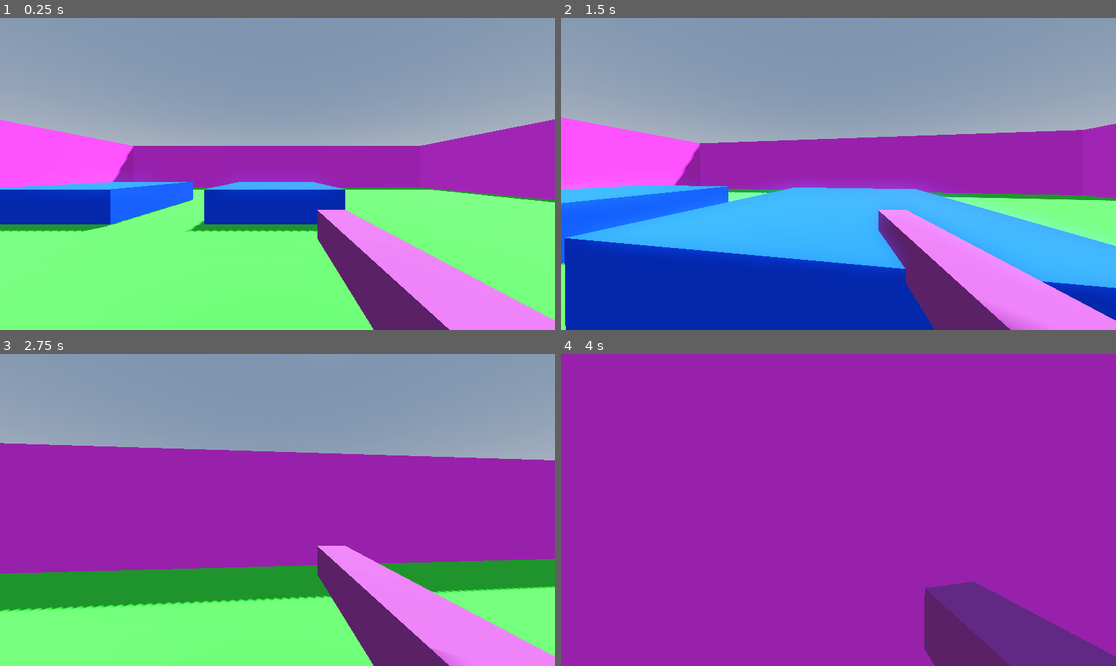
Above: before the commit, frames 1-4 (two rows, left to right).
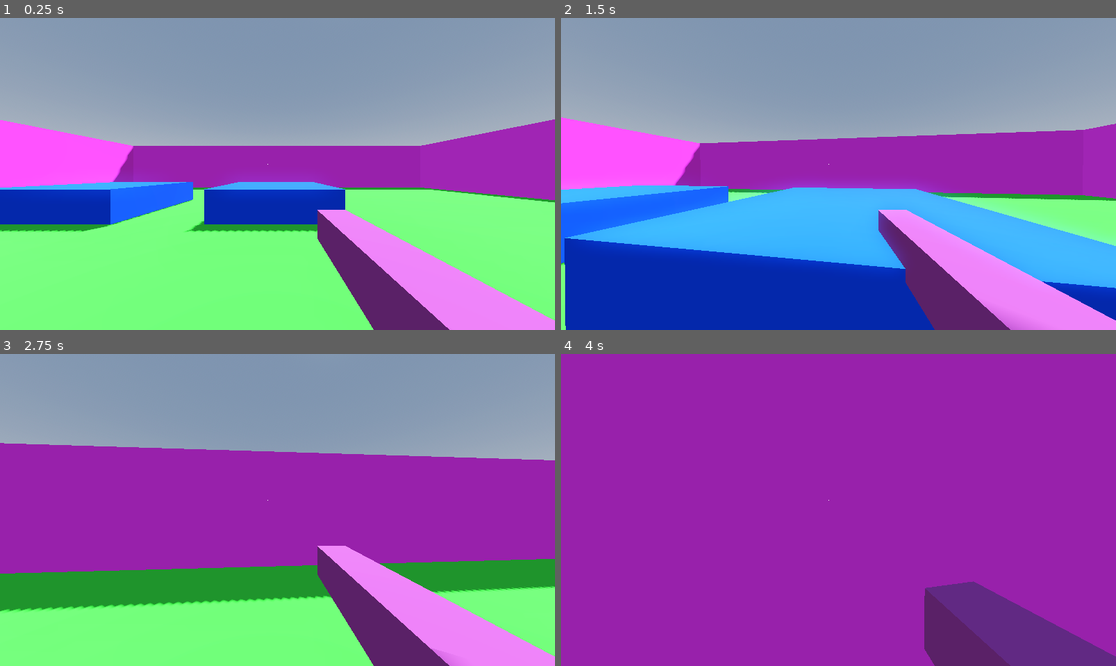
Above: after the commit, the same moments.

Repository: Ayla-McChristie/ProjectRobotCowboy
Game: Godot game, scene res://scenes/world.tscn
The game is run twice, just before and just after one commit, with the same random seed, the same clock (stepped at 60 frames per second) and the same inputs.
Inputs (mouse positions are in pixels of both pictures, inside the frame that each line leads up to):
- Up to frame 1 (0.25 s): no input
- Up to frame 2 (1.5 s): tap Enter (ui_accept) at 0.5 s; move the mouse to (866, 174) at 0.52 s; press the mouse at (866, 174) at 0.53 s; hold W (move_up) from 0.53 s (still down); tap Space (jump) at 0.77 s; move the mouse to (810, 174) at 1.27 s; release the mouse at (810, 174) at 1.28 s; click (810, 174) at 1.35 s
- Up to frame 3 (2.75 s): keep holding W (move_up); tap Space (jump) at 1.52 s; move the mouse to (288, 503) at 2.02 s; hold Shift (sprint) from 2.03 s (still down); click (288, 503) at 2.3 s
- Up to frame 4 (4 s): keep holding W (move_up); move the mouse to (832, 516) at 2.77 s; release Shift (sprint) at 2.78 s; click (832, 516) at 2.85 s; tap Space (jump) at 3.02, 3.77 s; move the mouse to (877, 513) at 3.52 s; press the mouse at (877, 513) at 3.53 s

The runs differ from the first frame. In frame 1, less than 0.1% of the frame differs, in the area x 48-49%, y 46-47%; in frame 2, less than 0.1%; in frame 3, less than 0.1%; in frame 4, less than 0.1%.

Commit message:
adds reticle and begins aiming gun toward the reticle

Diff:
--- a/project.godot
+++ b/project.godot
@@ -46,6 +46,11 @@
 "events": [Object(InputEventMouseButton,"resource_local_to_scene":false,"resource_name":"","device":-1,"window_id":0,"a …(253 unchanged characters)…
 ]
 }
+secondary_fire={
+"deadzone": 0.5,
+"events": [Object(InputEventMouseButton,"resource_local_to_scene":false,"resource_name":"","device":-1,"window_id":0,"alt_pressed":false,"shift_pressed":false,"ctrl_pressed":false,"meta_pressed":false,"button_mask":0,"position":Vector2(0, 0),"global_position":Vector2(0, 0),"factor":1.0,"button_index":2,"canceled":false,"pressed":false,"double_click":false,"script":null)
+]
+}
 jump={
 "deadzone": 0.5,
 "events": [Object(InputEventKey,"resource_local_to_scene":false,"resource_name":"","device":-1,"window_id":0,"alt_press …(191 unchanged characters)…
--- /dev/null
+++ b/scenes/HUD.tscn
@@ -0,0 +1,27 @@
+[gd_scene load_steps=2 format=3 uid="uid://dnfj8hm8i4vlo"]
+
+[ext_resource type="Script" path="res://scenes/Reticle.gd" id="1_r7krc"]
+
+[node name="HUD" type="Control"]
+layout_mode = 3
+anchors_preset = 15
+anchor_right = 1.0
+anchor_bottom = 1.0
+grow_horizontal = 2
+grow_vertical = 2
+mouse_filter = 1
+
+[node name="Reticle" type="CenterContainer" parent="."]
+layout_mode = 1
+anchors_preset = 8
+anchor_left = 0.5
+anchor_top = 0.5
+anchor_right = 0.5
+anchor_bottom = 0.5
+offset_left = -20.0
+offset_top = -20.0
+offset_right = 20.0
+offset_bottom = 20.0
+grow_horizontal = 2
+grow_vertical = 2
+script = ExtResource("1_r7krc")
--- /dev/null
+++ b/scenes/MainCamera.gd
@@ -0,0 +1,10 @@
+extends Camera3D
+
+var Ray_Range = 2000
+
+func _input(event: InputEvent):
+	if event.is_action_pressed("primary_fire"):
+		pass
+
+func Get_Camera_Collision():
+	var Centre = get_viewport().get_size()/2
--- /dev/null
+++ b/scenes/Reticle.gd
@@ -0,0 +1,16 @@
+extends CenterContainer
+
+@export var DOT_RADIUS : float = 1.0
+@export var DOT_COLOR : Color = Color.WHITE
+
+# Called when the node enters the scene tree for the first time.
+func _ready() -> void:
+	queue_redraw() # Replace with function body.
+
+
+# Called every frame. 'delta' is the elapsed time since the previous frame.
+func _process(delta: float) -> void:
+	pass
+
+func _draw() -> void:
+	draw_circle(Vector2(0,0), DOT_RADIUS, DOT_COLOR)
--- a/scenes/UI.tscn
+++ /dev/null
@@ -1,19 +0,0 @@
-[gd_scene format=3 uid="uid://dnfj8hm8i4vlo"]
-
-[node name="Ui" type="Control"]
-layout_mode = 3
-anchors_preset = 15
-anchor_right = 1.0
-anchor_bottom = 1.0
-grow_horizontal = 2
-grow_vertical = 2
-
-[node name="Label" type="Label" parent="."]
-layout_mode = 0
-offset_left = 960.0
-offset_top = 512.0
-offset_right = 1088.0
-offset_bottom = 575.0
-text = "6"
-horizontal_alignment = 2
-vertical_alignment = 2
--- a/scenes/player.tscn
+++ b/scenes/player.tscn
@@ -1,8 +1,10 @@
-[gd_scene load_steps=6 format=3 uid="uid://bakj2c6elt2fg"]
+[gd_scene load_steps=8 format=3 uid="uid://bakj2c6elt2fg"]
 
 [ext_resource type="Script" path="res://scripts/PlayerController.gd" id="1_r2wyn"]
+[ext_resource type="Script" path="res://scenes/MainCamera.gd" id="2_q8mr1"]
 [ext_resource type="PackedScene" uid="uid://bjx8ps4cs681b" path="res://scenes/gun.tscn" id="2_rf2sv"]
 [ext_resource type="AudioStream" uid="uid://28bqi3qjutr7" path="res://Audio/Jump.wav" id="3_07slr"]
+[ext_resource type="PackedScene" uid="uid://dnfj8hm8i4vlo" path="res://scenes/HUD.tscn" id="4_ic3md"]
 
 [sub_resource type="CapsuleMesh" id="CapsuleMesh_kq1vs"]
 
@@ -28,6 +30,11 @@
 [node name="Camera3D" type="Camera3D" parent="Head"]
 transform = Transform3D(5, 0, 0, 0, 5, 0, 0, 0, 5, 0, 0, 0)
 fov = 94.3922
+script = ExtResource("2_q8mr1")
+
+[node name="RayCast3D" type="RayCast3D" parent="Head/Camera3D"]
+transform = Transform3D(1, 0, 0, 0, -4.37114e-08, -1, 0, 1, -4.37114e-08, 0, 0, 0)
+target_position = Vector3(0, -100, 0)
 
 [node name="Gun" parent="Head/Camera3D" instance=ExtResource("2_rf2sv")]
 transform = Transform3D(1, 0, 0, 0, 1, 0, 0, 0, 1, 0.475899, -0.442695, -0.779439)
@@ -39,3 +46,5 @@
 
 [node name="Audio_Jump" type="AudioStreamPlayer" parent="Audio"]
 stream = ExtResource("3_07slr")
+
+[node name="HUD" parent="." instance=ExtResource("4_ic3md")]
--- a/scenes/world.tscn
+++ b/scenes/world.tscn
@@ -33,6 +33,7 @@
 use_collision = true
 size = Vector3(32, 0.001, 32)
 material = SubResource("StandardMaterial3D_lbi56")
+metadata/_edit_lock_ = true
 
 [node name="CSGBox3D" type="CSGBox3D" parent="Level"]
 transform = Transform3D(1, 0, 0, 0, 1, 0, 0, 0, 1, 0.000907898, 0.526398, -6.00138)
@@ -57,24 +58,28 @@
 use_collision = true
 size = Vector3(32, 5, 1)
 material = SubResource("StandardMaterial3D_lt8dd")
+metadata/_edit_lock_ = true
 
 [node name="CSGBox3D5" type="CSGBox3D" parent="Level"]
 transform = Transform3D(1, 0, 0, 0, 1, 0, 0, 0, 1, 0, 2, 16)
 use_collision = true
 size = Vector3(32, 5, 1)
 material = SubResource("StandardMaterial3D_lt8dd")
+metadata/_edit_lock_ = true
 
 [node name="CSGBox3D6" type="CSGBox3D" parent="Level"]
 transform = Transform3D(-4.37114e-08, 0, -1, 0, 1, 0, 1, 0, -4.37114e-08, 16, 2, -7.45058e-09)
 use_collision = true
 size = Vector3(32, 5, 1)
 material = SubResource("StandardMaterial3D_lt8dd")
+metadata/_edit_lock_ = true
 
 [node name="CSGBox3D7" type="CSGBox3D" parent="Level"]
 transform = Transform3D(-4.37114e-08, 0, -1, 0, 1, 0, 1, 0, -4.37114e-08, -16, 2, -7.45058e-09)
 use_collision = true
 size = Vector3(32, 5, 1)
 material = SubResource("StandardMaterial3D_lt8dd")
+metadata/_edit_lock_ = true
 
 [node name="DirectionalLight3D" type="DirectionalLight3D" parent="."]
 transform = Transform3D(-0.866025, -0.433013, 0.25, 0, 0.5, 0.866025, -0.5, 0.75, -0.433013, 0, 0, 0)
@@ -84,3 +89,5 @@
 environment = SubResource("Environment_itltl")
 
 [node name="player" parent="." instance=ExtResource("1_8w5hi")]
+transform = Transform3D(1, 0, 0, 0, 1, 0, 0, 0, 1, -0.0068388, -0.172524, -0.00944901)
+metadata/_edit_group_ = true
--- a/scripts/GunController.gd
+++ b/scripts/GunController.gd
@@ -1,4 +1,4 @@
-extends Node
+extends Node3D
 
 const MAXAMMO = 6
 
@@ -14,6 +14,8 @@
 var normal_bullet = load("res://scenes/bullet.tscn")
 var instance
 
+#Camera Ray
+@export var ray : RayCast3D
 #Audio
 @export var audio_shoot : AudioStreamPlayer3D
 @export var audio_reload : AudioStreamPlayer3D
@@ -42,7 +44,7 @@
 
 func Reload(bullet : Global.BulletType) -> void:
 	if cylinder.size() < 6:
-		if can_reload && !gun_anim.is_playing() && !Input.is_action_pressed("primary_fire"):
+		if !gun_anim.is_playing() && !Input.is_action_pressed("primary_fire"):
 			gun_anim.play("Reload")
 
 			audio_reload.play()
